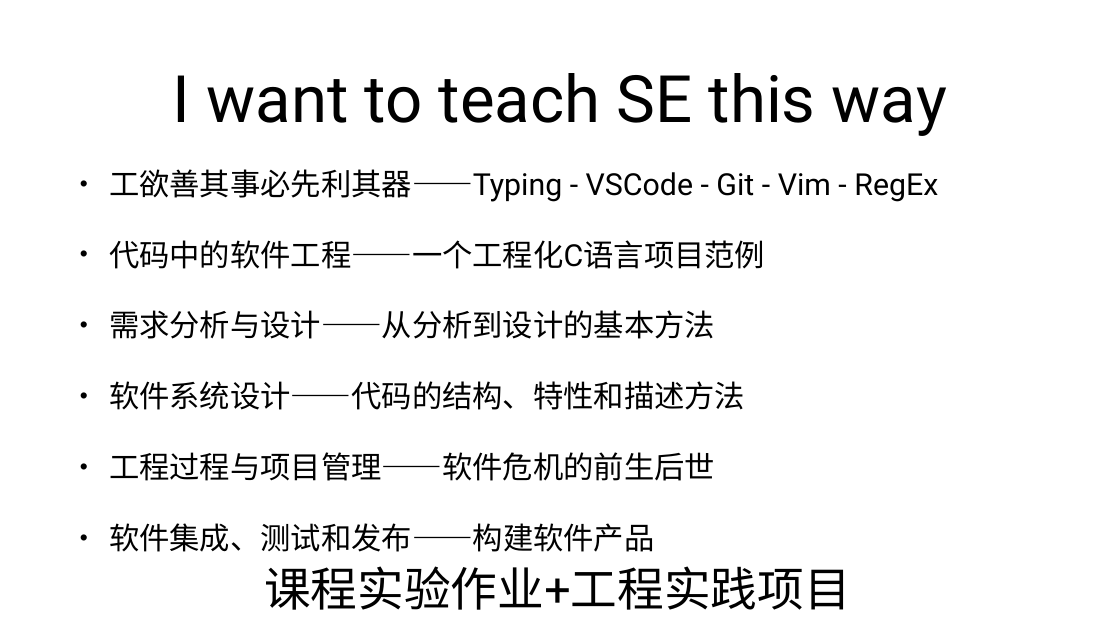
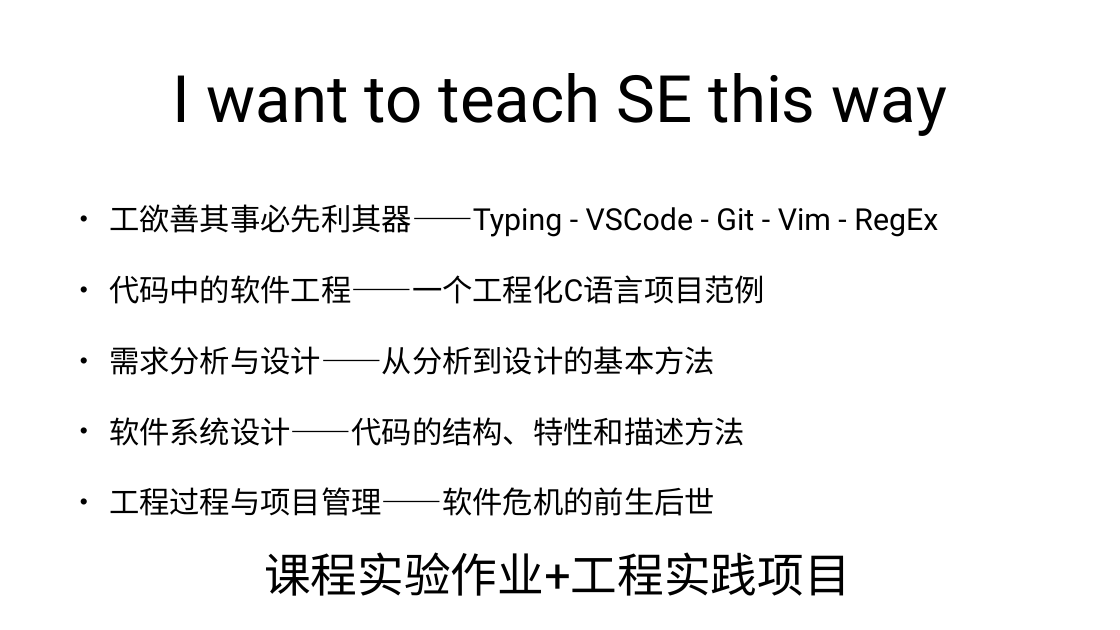
Before and after one commit to mengning/se, a slide deck: slide 7 of ppt/软件工程-码农的自我修养.pptx. Drawn at 1120x630 pixels with LibreOffice and Linux fonts; fonts in the diff are those of the drawing. Boxes give left, top, right and bottom in pixels: in the first picture for what was removed or moved away, otherwise in the second. Text is boxed around its words. In the diff, an @@ line names an element or a change of style, - is before the commit and + after.

```diff
--- a/ppt/软件工程-码农的自我修养.pptx
+++ b/ppt/软件工程-码农的自我修养.pptx
@@ text at (109,523,654,552): paragraph removed @@
-• 软件集成、测试和发布——构建软件产品
@@ text "课程实验作业+工程实践项目": place and size @@
-text "课程实验作业+工程实践项目" at (264,566,851,610)
+text "课程实验作业+工程实践项目" at (264,552,851,596)
```
Also in this commit, not shown: 7 other slides changed, 2 other files.
